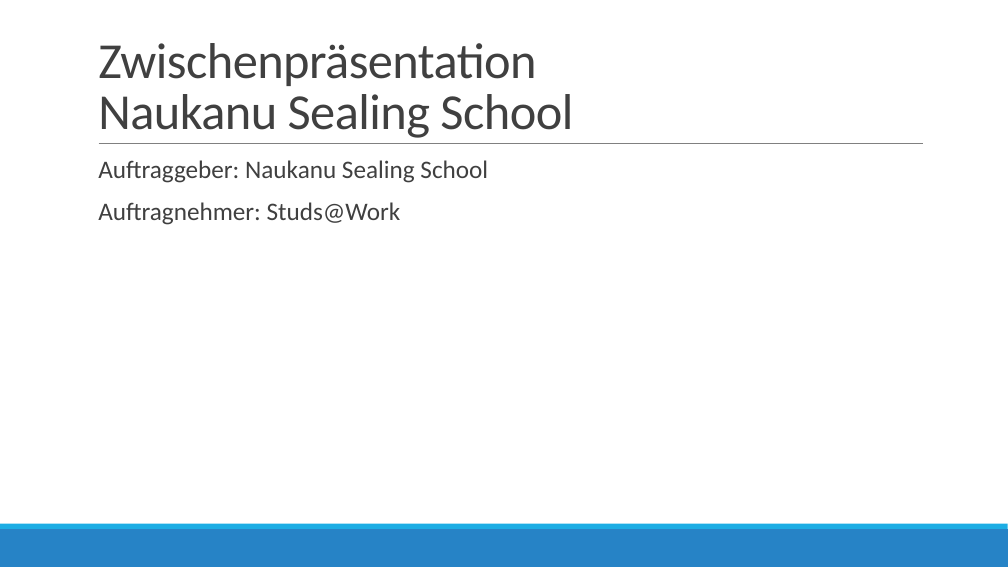
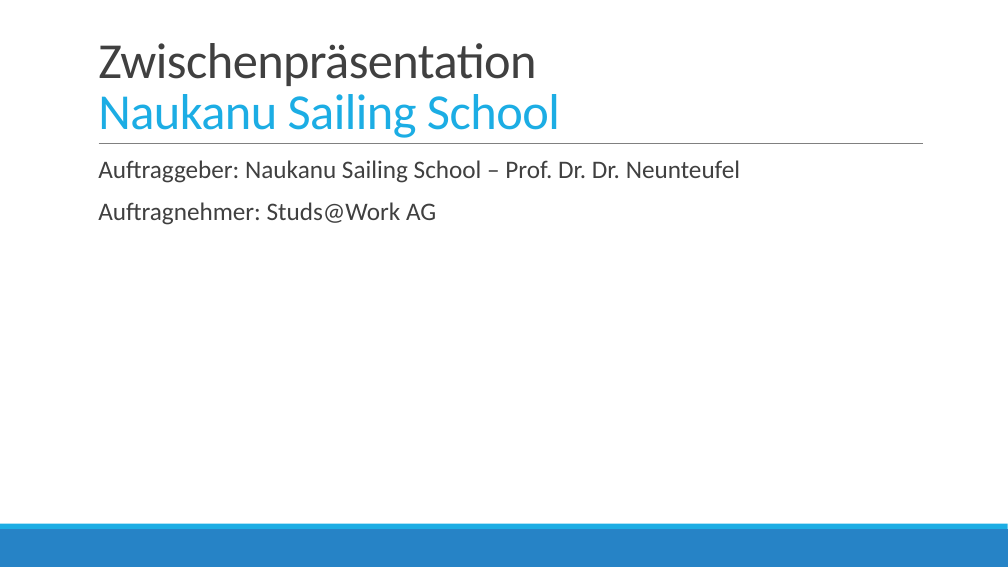
Before and after one commit to bboecherer/SailingSchoolManagerWPF, a slide deck: slide 2 of Docs/Zwischenpraesentation/Präsentation Projekt.pptx. Drawn at 1008x567 pixels with LibreOffice and Linux fonts; fonts in the diff are those of the drawing. Boxes give left, top, right and bottom in pixels: in the first picture for what was removed or moved away, otherwise in the second. Text is boxed around its words. In the diff, an @@ line names an element or a change of style, - is before the commit and + after.

```diff
--- a/Docs/Zwischenpraesentation/Präsentation Projekt.pptx
+++ b/Docs/Zwischenpraesentation/Präsentation Projekt.pptx
@@ title at (98,43,560,138): text changed @@
-Zwischenpräsentation
-Naukanu Sealing School
+Zwischenpräsentation
+Naukanu Sailing School
@@ text at (98,160,740,225): text changed @@
-  Auftraggeber: Naukanu Sealing School
-  Auftragnehmer: Studs@Work
+  Auftraggeber: Naukanu Sailing School – Prof. Dr. Dr. Neunteufel
+  Auftragnehmer: Studs@Work AG
```
Also in this commit, not shown: 11 other slides changed, 6 slides added, 1 slide removed.
